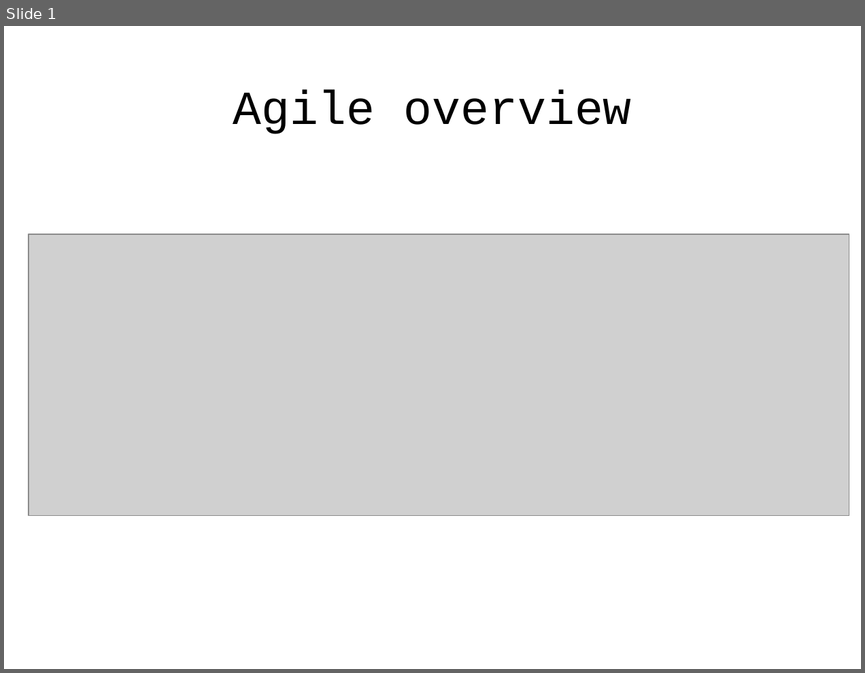
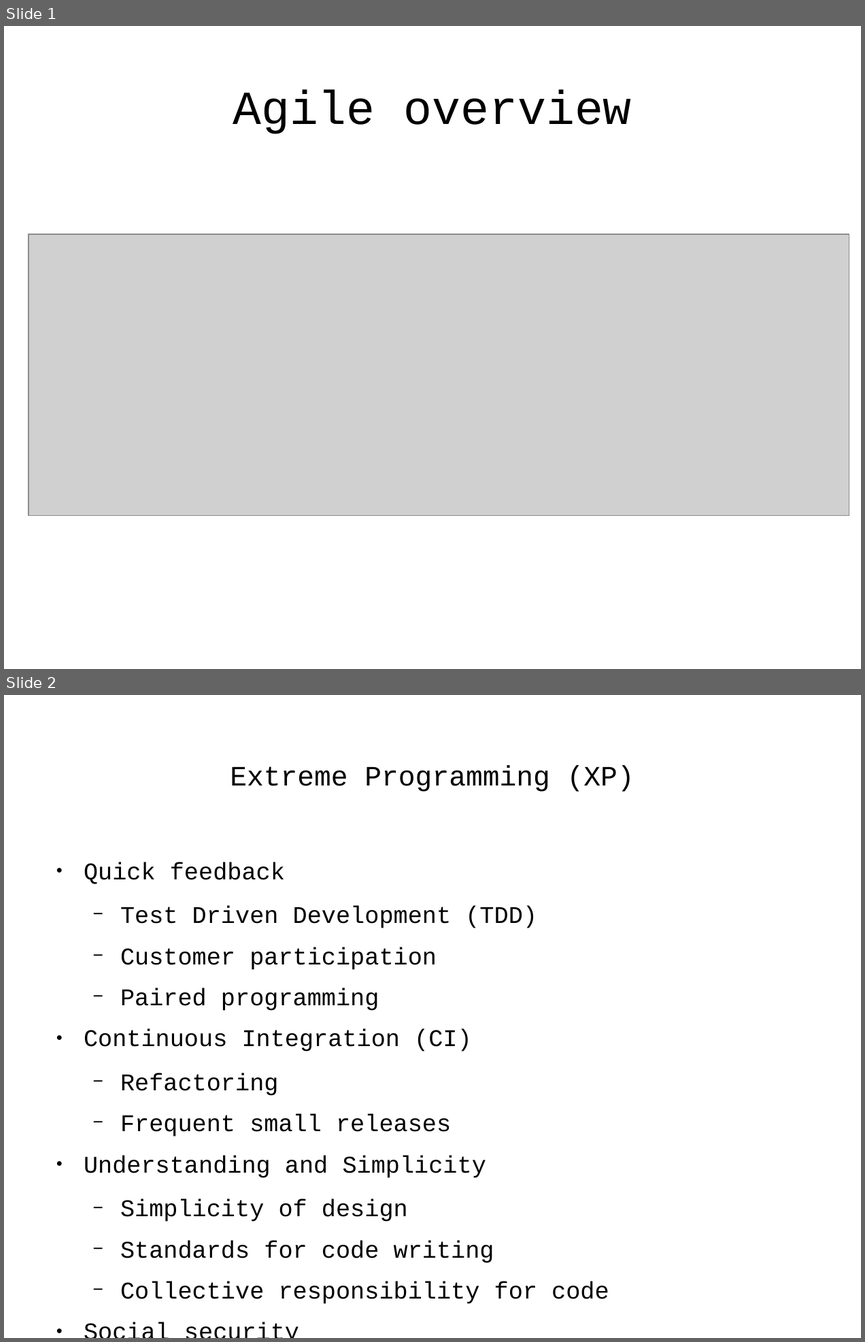
Before and after one commit to j-avdeev/EnterpriseSystemsDevelopment, a slide deck: Lec4 - Agile/Enterprise System Development - lec day4 - Agile.odp. Shown one above the other, each under a label of ours: slide 1 before the commit, slides 1 and 2 after it. The pictures are 865x673 and 865x1342 pixels, drawn with LibreOffice and Linux fonts; fonts in the diff are those of the drawing; grey boxes stand for pictures. Boxes give left, top, right and bottom in pixels: in the first picture for what was removed or moved away, otherwise in the second. Text is boxed around its words. In the diff, an @@ line names an element or a change of style, - is before the commit and + after.

```diff
--- a/Lec4 - Agile/Enterprise System Development - lec day4 - Agile.odp
+++ b/Lec4 - Agile/Enterprise System Development - lec day4 - Agile.odp
@@ slide 2 added at (4,695,861,1338), background #FFFFFF @@
@@ title added at (230,765,634,792), 26 pt, text #000000 @@
+Extreme Programming (XP)
@@ text added at (84,862,609,1304), 22.2 pt, text #000000 @@
+● Quick feedback
+  − Test Driven Development (TDD)
+  − Customer participation
+  − Paired programming
+● Continuous Integration (CI)
+  − Refactoring
+  − Frequent small releases
+● Understanding and Simplicity
+  − Simplicity of design
+  − Standards for code writing
+  − Collective responsibility for code
+● Social security
+  − 40-hour work week
```
Also in this commit, not shown: 2 other slides added, 16 other files.
